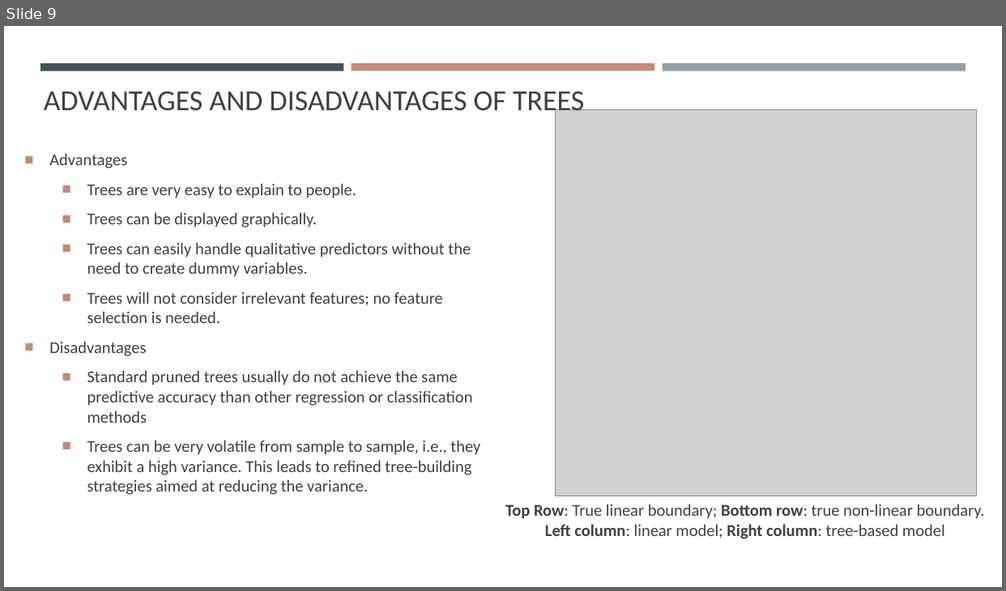
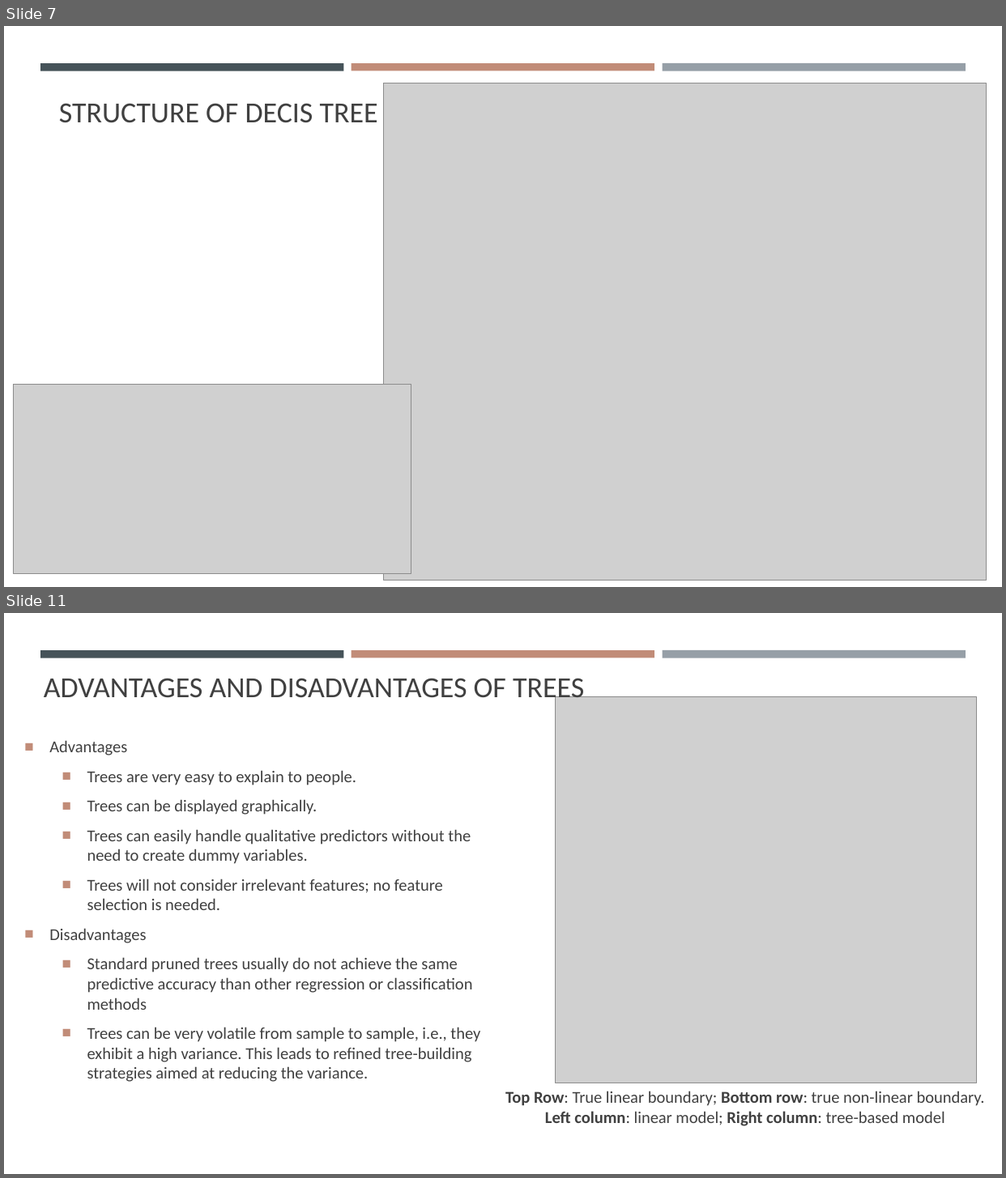
Before and after one commit to gisynw/geog-247, a slide deck: docs/Lectures/Week10/Week9_Decision-Tree-Part02.pptx. Shown one above the other, each under a label of ours: slide 9 before the commit, slides 7 and 11 after it; the slides between them are not shown. The pictures are 1006x591 and 1006x1178 pixels, drawn with LibreOffice and Linux fonts; fonts in the diff are those of the drawing; grey boxes stand for pictures. Boxes give left, top, right and bottom in pixels: in the first picture for what was removed or moved away, otherwise in the second. Text is boxed around its words. In the diff, an @@ line names an element or a change of style, - is before the commit and + after.

Commit message:
tree based classificaiton

```diff
--- a/docs/Lectures/Week10/Week9_Decision-Tree-Part02.pptx
+++ b/docs/Lectures/Week10/Week9_Decision-Tree-Part02.pptx
@@ slide 7 added at bbox=[4, 26, 1002, 587], background #FFFFFF; not listed: 3 template elements that a slide beside it also shows @@
@@ picture added at bbox=[384, 84, 987, 581] @@
@@ title added at bbox=[59, 103, 378, 123], 28 pt, text #404040 @@
+STRUCTURE OF DECIS TREE
@@ picture added at bbox=[13, 385, 411, 574] @@
@@ what was slide 9 is now slide 11 @@
```
Also in this commit, not shown: 1 slide changed, 2 other slides added, 1 slide removed, 2 other files.
